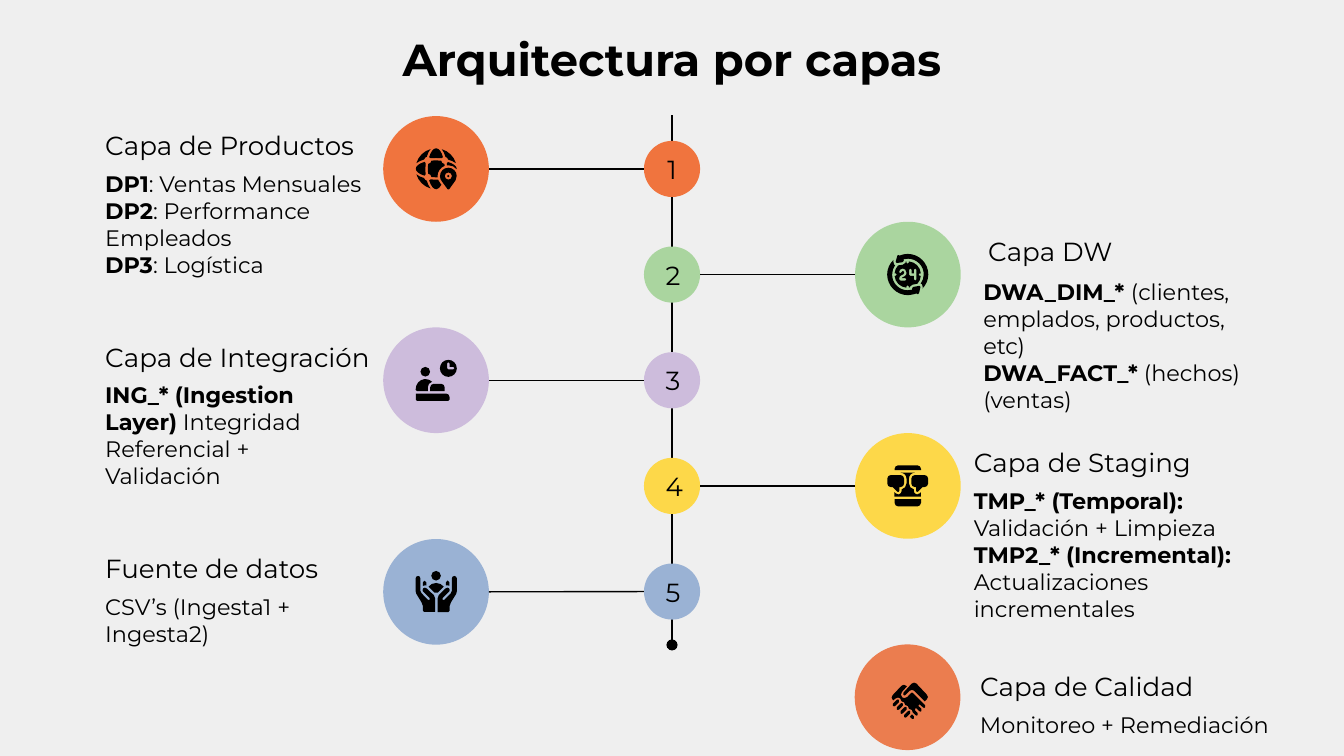
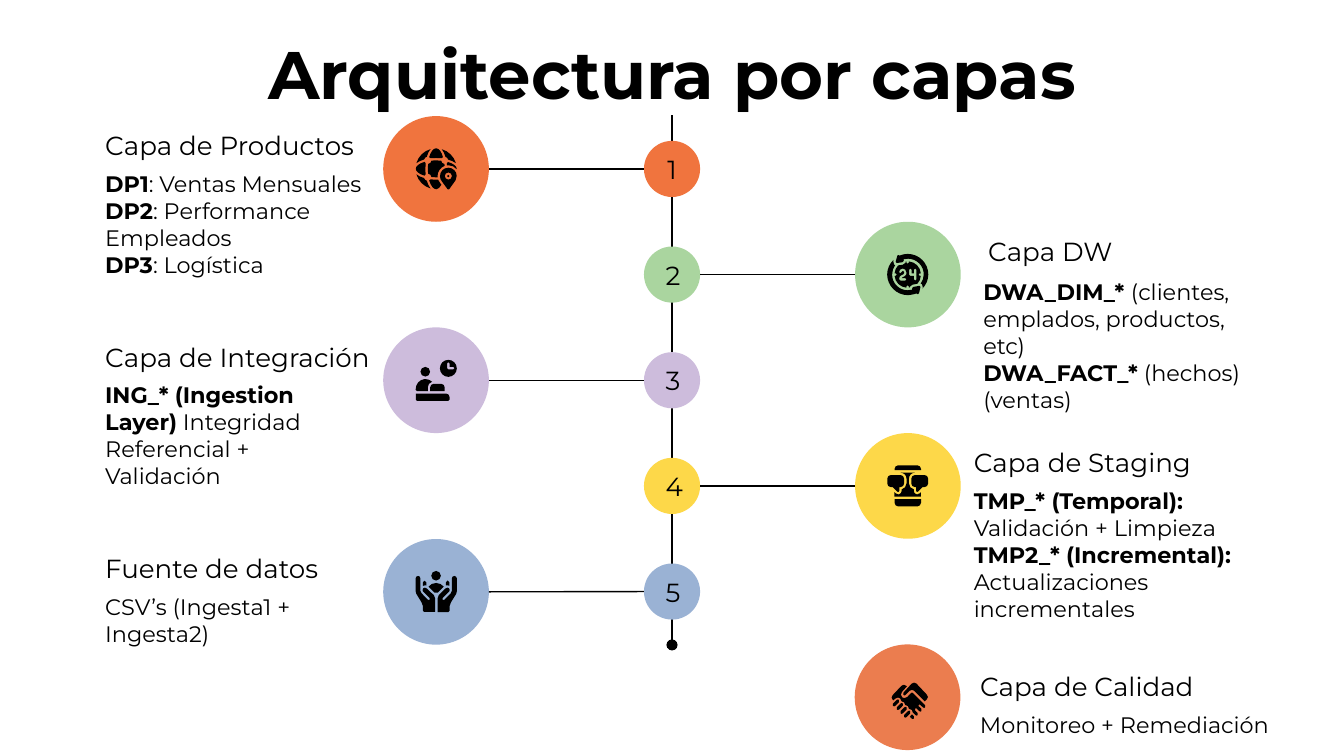
Before and after one commit to cmaslaton/tp_datawarehousing, a slide deck: slide 3 of informe - presentación/Introducción a Data Warehousing - Presentación.pptx. Drawn at 1344x756 pixels with LibreOffice and Linux fonts; fonts in the diff are those of the drawing. Boxes give left, top, right and bottom in pixels: in the first picture for what was removed or moved away, otherwise in the second. Text is boxed around its words. In the diff, an @@ line names an element or a change of style, - is before the commit and + after.

```diff
--- a/informe - presentación/Introducción a Data Warehousing - Presentación.pptx
+++ b/informe - presentación/Introducción a Data Warehousing - Presentación.pptx
@@ background #EFEFEF to #FFFFFF @@
@@ title "Arquitectura por capas" at (268, 46, 1076, 112): size 24 to 36 pt @@
```
